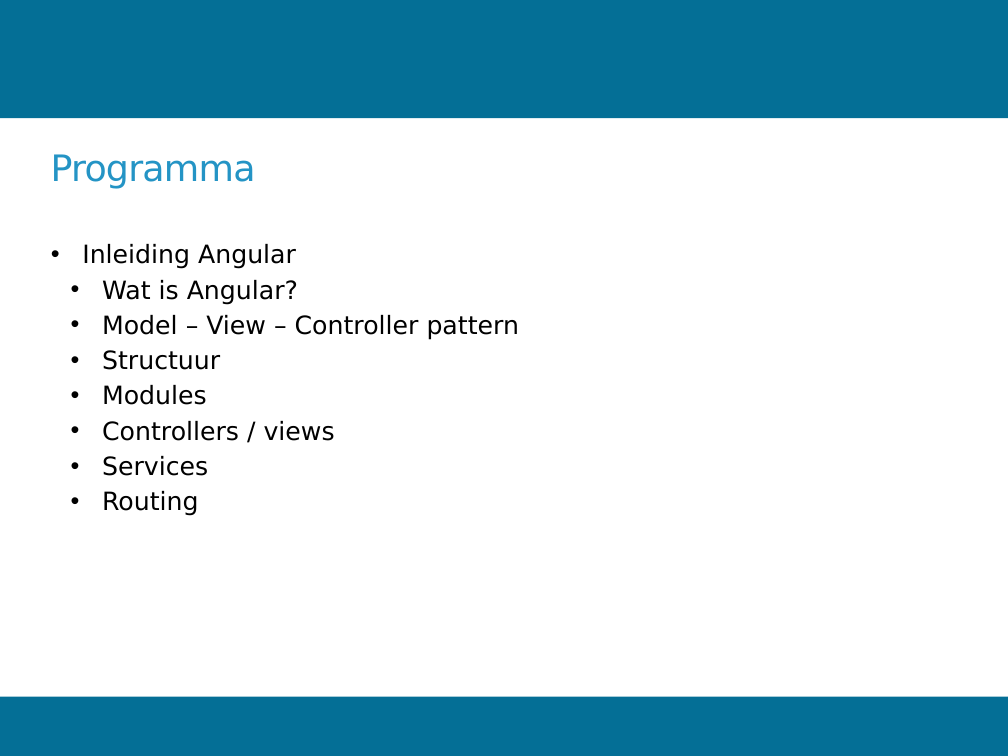
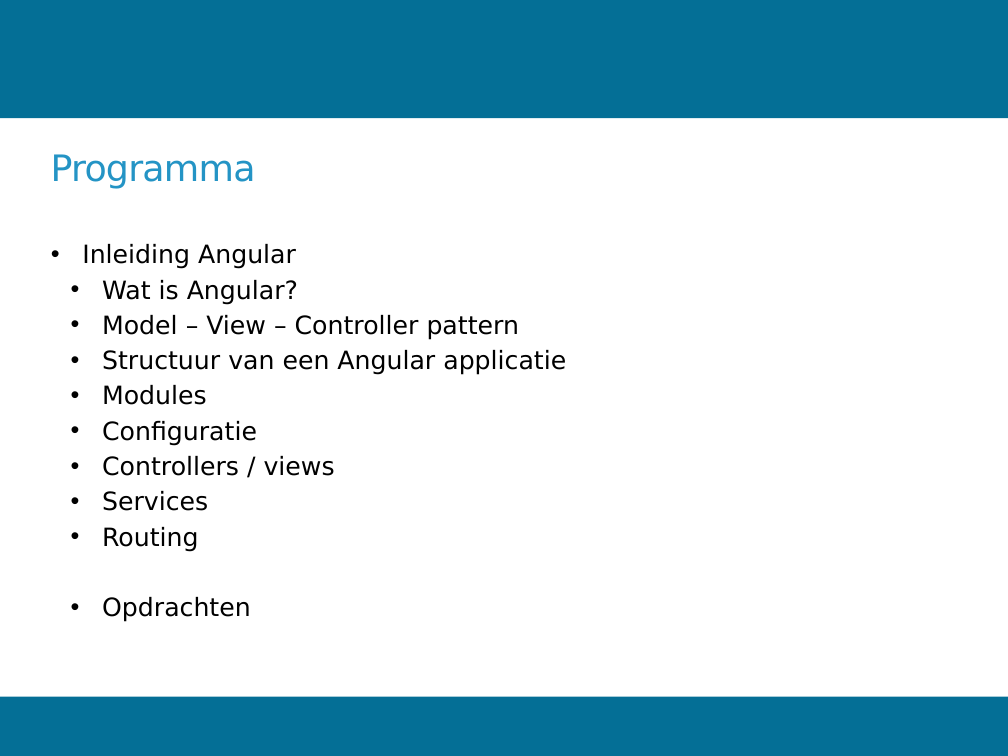
Before and after one commit to Woetjo/introAngular, a slide deck: slide 2 of introAngular.pptx. Drawn at 1008x756 pixels with LibreOffice and Linux fonts; fonts in the diff are those of the drawing; background and template pictures are left out. Boxes give left, top, right and bottom in pixels: in the first picture for what was removed or moved away, otherwise in the second. Text is boxed around its words. In the diff, an @@ line names an element or a change of style, - is before the commit and + after.

```diff
--- a/introAngular.pptx
+++ b/introAngular.pptx
@@ text at [102, 350, 566, 375]: text changed @@
-  • Structuur
+  • Structuur van een Angular applicatie
@@ text at [102, 421, 257, 446]: paragraph added @@
+  • Configuratie
@@ text at [102, 597, 251, 622]: paragraph added @@
+  • Opdrachten
```
Also in this commit, not shown: 7 other slides changed, 3 slides added, 1 other file.
